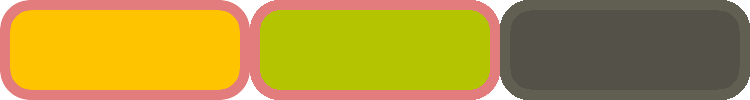
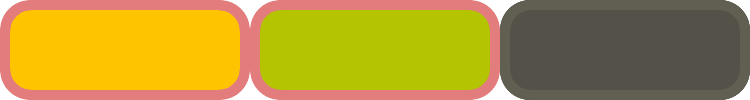
Comparing the layer stacks of the two (750, 100) images. Changes:
removed layer "New Layer#6" over [500, 0, 750, 100]
painted on "New Layer#3" over [500, 0, 750, 100]
renamed "New Layer#5" to "New Layer", painted on it over [250, 0, 500, 100]
